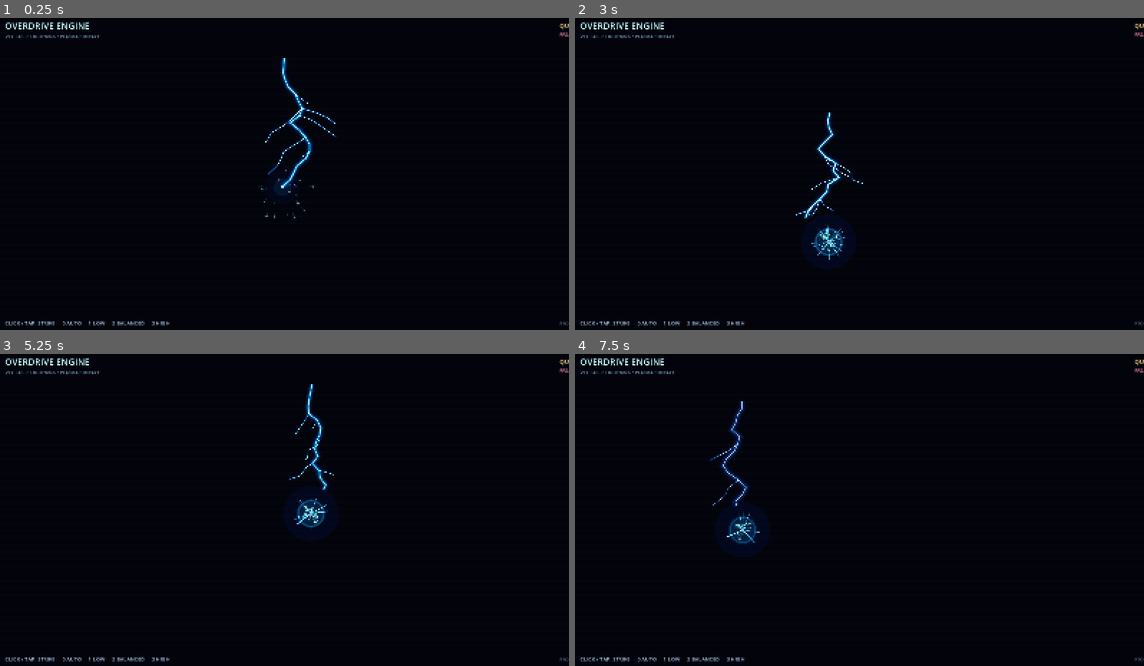
Above: before the commit, frames 1-4 (two rows, left to right).
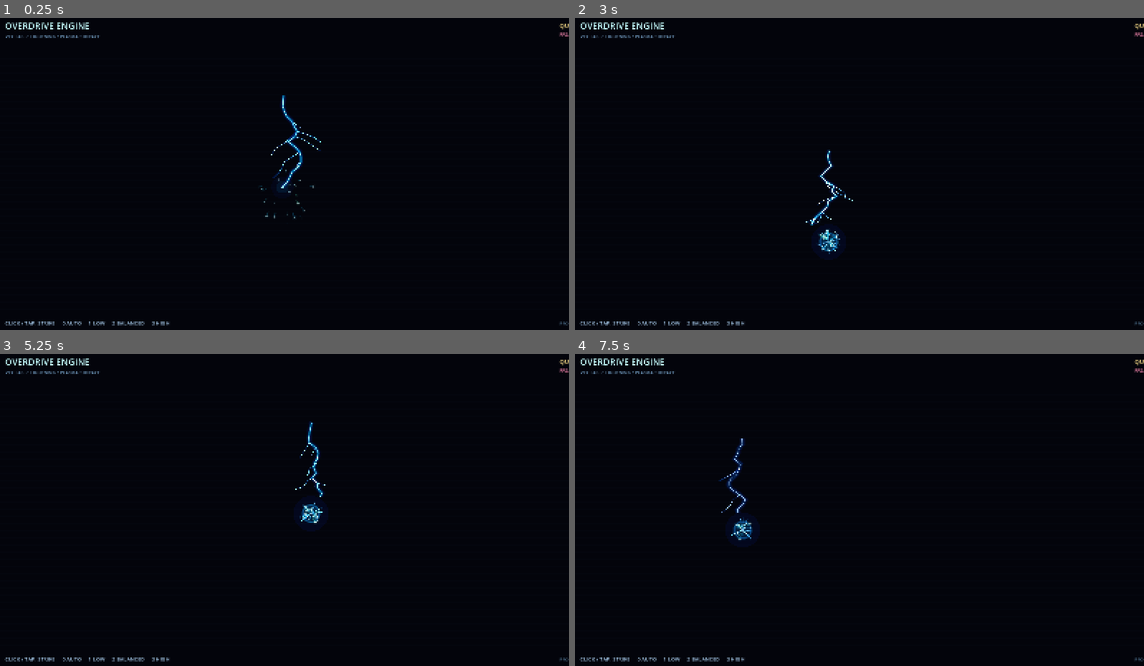
Above: after the commit, the same moments.

Repository: rifatsidik/elemental-overdrive
Game: Godot game, scene res://scenes/engine_lab.tscn
Same seed, same stepped clock (60 frames per second), same inputs: the game is played once before the commit and once after it.
Inputs (mouse positions are in pixels of both pictures, inside the frame that each line leads up to):
- Up to frame 1 (0.25 s): no input
- Up to frame 2 (3 s): tap Enter at 0.5, 2.75 s; move the mouse to (984, 161) at 0.52 s; hold D 0.53-1.28 s; tap 0 at 0.6 s; click (984, 161) at 0.67 s; move the mouse to (740, 192) at 1.27 s; hold S 1.28-2.03 s; tap 1 at 1.35 s; tap Space at 2 s; move the mouse to (916, 105) at 2.02 s; hold D 2.03-2.78 s; tap 2 at 2.1 s; move the mouse to (831, 242) at 2.77 s; hold W from 2.78 s (still down); tap 3 at 2.85 s; click (831, 242) at 2.92 s
- Up to frame 3 (5.25 s): move the mouse to (455, 563) at 3.52 s; release W at 3.53 s; hold A 3.53-5.03 s; tap 0 at 3.6 s; tap Space at 4.25 s; move the mouse to (108, 466) at 4.27 s; tap 1 at 4.35 s; tap Enter at 5 s; move the mouse to (312, 513) at 5.02 s; hold S from 5.03 s (still down); tap 2 at 5.1 s; click (312, 513) at 5.17 s
- Up to frame 4 (7.5 s): move the mouse to (774, 432) at 5.77 s; release S at 5.78 s; hold D 5.78-6.53 s; tap 3 at 5.85 s; tap Space at 6.5 s; move the mouse to (984, 497) at 6.52 s; hold W 6.53-7.28 s; tap 0 at 6.6 s; move the mouse to (740, 528) at 7.27 s; hold D from 7.28 s (still down); tap 1 at 7.35 s; click (740, 528) at 7.42 s

The runs differ from the first frame. In frame 1, 0.9% of the frame differs, in the area x 46-60%, y 12-55%; in frame 2, 1.0%, in the area x 38-51%, y 30-78%; in frame 3, 0.8%; in frame 4, 0.9%.

Commit message:
Reduce lightning strike size and visual footprint

Diff:
--- a/scripts/visuals/energy_burst.gd
+++ b/scripts/visuals/energy_burst.gd
@@ -22,7 +22,7 @@
 var _rng := RandomNumberGenerator.new()
 
 const STRIKE_TIME: float = 0.082
-const BOLT_HEIGHT: float = 360.0
+const BOLT_HEIGHT: float = 255.0
 const MAIN_SEGMENTS: int = 18
 const MAX_BRANCHES: int = 8
 
@@ -63,16 +63,16 @@
 	# A constrained random walk produces a coherent leader instead of
 	# unrelated zigzags: each step remembers the previous lateral position.
 	var main := PackedVector2Array()
-	var x := _rng.randf_range(-8.0, 8.0) * strength
+	var x := _rng.randf_range(-5.0, 5.0) * strength
 	main.append(Vector2(x, -BOLT_HEIGHT * strength))
 	for i in range(1, MAIN_SEGMENTS):
 		var t := float(i) / float(MAIN_SEGMENTS)
 		var envelope := pow(maxf(0.0, sin(t * PI)), 0.72)
 		var correction := -x * 0.16
-		x += (correction + _rng.randf_range(-31.0, 31.0) * envelope) * strength
-		x = clampf(x, -76.0 * strength, 76.0 * strength)
+		x += (correction + _rng.randf_range(-23.0, 23.0) * envelope) * strength
+		x = clampf(x, -52.0 * strength, 52.0 * strength)
 		main.append(Vector2(x, lerpf(-BOLT_HEIGHT * strength, 0.0, t)))
-	main.append(Vector2(_rng.randf_range(-10.0, 10.0) * strength, 0.0))
+	main.append(Vector2(_rng.randf_range(-6.0, 6.0) * strength, 0.0))
 	_paths.append(main)
 	_branch_starts.append(0.0)
 	_path_scales.append(1.0)
@@ -87,12 +87,12 @@
 		var branch := PackedVector2Array()
 		branch.append(source)
 		var point := source
-		var total_length := _rng.randf_range(44.0, 116.0) * strength
+		var total_length := _rng.randf_range(30.0, 82.0) * strength
 		for segment in range(segments):
 			var t := float(segment + 1) / float(segments)
 			var step_x := side * total_length / float(segments)
-			step_x += _rng.randf_range(-15.0, 15.0) * strength
-			var step_y := _rng.randf_range(9.0, 25.0) * strength
+			step_x += _rng.randf_range(-10.0, 10.0) * strength
+			var step_y := _rng.randf_range(6.0, 18.0) * strength
 			point += Vector2(step_x, step_y)
 			# Branches taper back toward the strike's center less as they grow.
 			point.x = lerpf(point.x, source.x + side * total_length, 0.12 * t)
@@ -109,7 +109,7 @@
 			var source := main[source_index]
 			var side := -1.0 if _rng.randf() < 0.5 else 1.0
 			var twig := PackedVector2Array([source])
-			twig.append(source + Vector2(side * _rng.randf_range(18.0, 44.0) * strength, _rng.randf_range(15.0, 42.0) * strength))
+			twig.append(source + Vector2(side * _rng.randf_range(12.0, 30.0) * strength, _rng.randf_range(10.0, 30.0) * strength))
 			_paths.append(twig)
 			_branch_starts.append(float(source_index) / float(main.size() - 1))
 			_path_scales.append(0.24)
@@ -126,12 +126,12 @@
 
 	# Compact impact bloom and expanding rings: keep the brightest area at
 	# the strike endpoint instead of flooding the entire screen with haze.
-	draw_circle(Vector2.ZERO, (42.0 + 46.0 * impact) * strength, Color(0.025, 0.18, 1.0, 0.075 * afterglow))
-	draw_circle(Vector2.ZERO, (22.0 + 24.0 * impact) * strength, Color(0.0, 0.72, 1.0, 0.13 * afterglow))
-	draw_circle(Vector2.ZERO, 5.0 * strength, Color(0.88, 1.0, 1.0, 0.78 * energy))
+	draw_circle(Vector2.ZERO, (28.0 + 28.0 * impact) * strength, Color(0.025, 0.18, 1.0, 0.075 * afterglow))
+	draw_circle(Vector2.ZERO, (15.0 + 16.0 * impact) * strength, Color(0.0, 0.72, 1.0, 0.13 * afterglow))
+	draw_circle(Vector2.ZERO, 3.5 * strength, Color(0.88, 1.0, 1.0, 0.78 * energy))
 	for ring_index in range(layer_budget):
 		var ring_progress := clampf(age / (0.19 + float(ring_index) * 0.045), 0.0, 1.0)
-		var ring_radius := lerpf(4.0, 92.0 + float(ring_index) * 28.0, ring_progress) * strength
+		var ring_radius := lerpf(4.0, 58.0 + float(ring_index) * 18.0, ring_progress) * strength
 		var ring_alpha := (1.0 - ring_progress) * afterglow * (0.42 / float(ring_index + 1))
 		var ring_color := Color(0.12, 0.58, 1.0, ring_alpha) if ring_index % 2 == 0 else Color(0.1, 1.0, 0.92, ring_alpha * 0.7)
 		draw_arc(Vector2.ZERO, ring_radius, 0.0, TAU, 40, ring_color, maxf(1.0, 3.5 - float(ring_index)), true)
@@ -142,7 +142,7 @@
 		for i in range(mini(_spark_directions.size(), 6 + layer_budget * 3)):
 			var direction := _spark_directions[i]
 			var start := direction * (5.0 * strength)
-			var finish := direction * (12.0 + 100.0 * spark_progress) * strength
+			var finish := direction * (8.0 + 68.0 * spark_progress) * strength
 			var spark_alpha := (1.0 - spark_progress) * energy
 			draw_line(start, finish, Color(0.12, 0.72, 1.0, spark_alpha * 0.62), 2.0, true)
 			draw_line(start, finish, Color(0.82, 1.0, 1.0, spark_alpha * 0.82), 1.0, true)
@@ -164,14 +164,14 @@
 			continue
 		var path_scale := _path_scales[path_index]
 		var flicker := energy * (0.82 + 0.18 * absf(sin(age * 137.0 + float(path_index * 17))))
-		var broad_width := (22.0 if is_main else 13.0) * path_scale * strength
+		var broad_width := (15.0 if is_main else 8.5) * path_scale * strength
 		draw_polyline(visible_points, Color(0.015, 0.12, 1.0, 0.12 * flicker), broad_width, true)
 		draw_polyline(visible_points, Color(0.0, 0.52, 1.0, 0.24 * flicker), broad_width * 0.62, true)
 		if layer_budget >= 2:
 			draw_polyline(visible_points, Color(0.0, 0.94, 1.0, 0.48 * flicker), broad_width * 0.30, true)
 		if layer_budget >= 3:
 			draw_polyline(visible_points, Color(0.68, 1.0, 1.0, 0.76 * flicker), broad_width * 0.15, true)
-		draw_polyline(visible_points, Color(0.92, 1.0, 1.0, flicker), maxf(1.0, (2.0 if is_main else 1.15) * path_scale * strength), true)
+		draw_polyline(visible_points, Color(0.92, 1.0, 1.0, flicker), maxf(1.0, (1.5 if is_main else 0.9) * path_scale * strength), true)
 
 func _revealed_points(path: PackedVector2Array, reveal: float) -> PackedVector2Array:
 	var result := PackedVector2Array()
